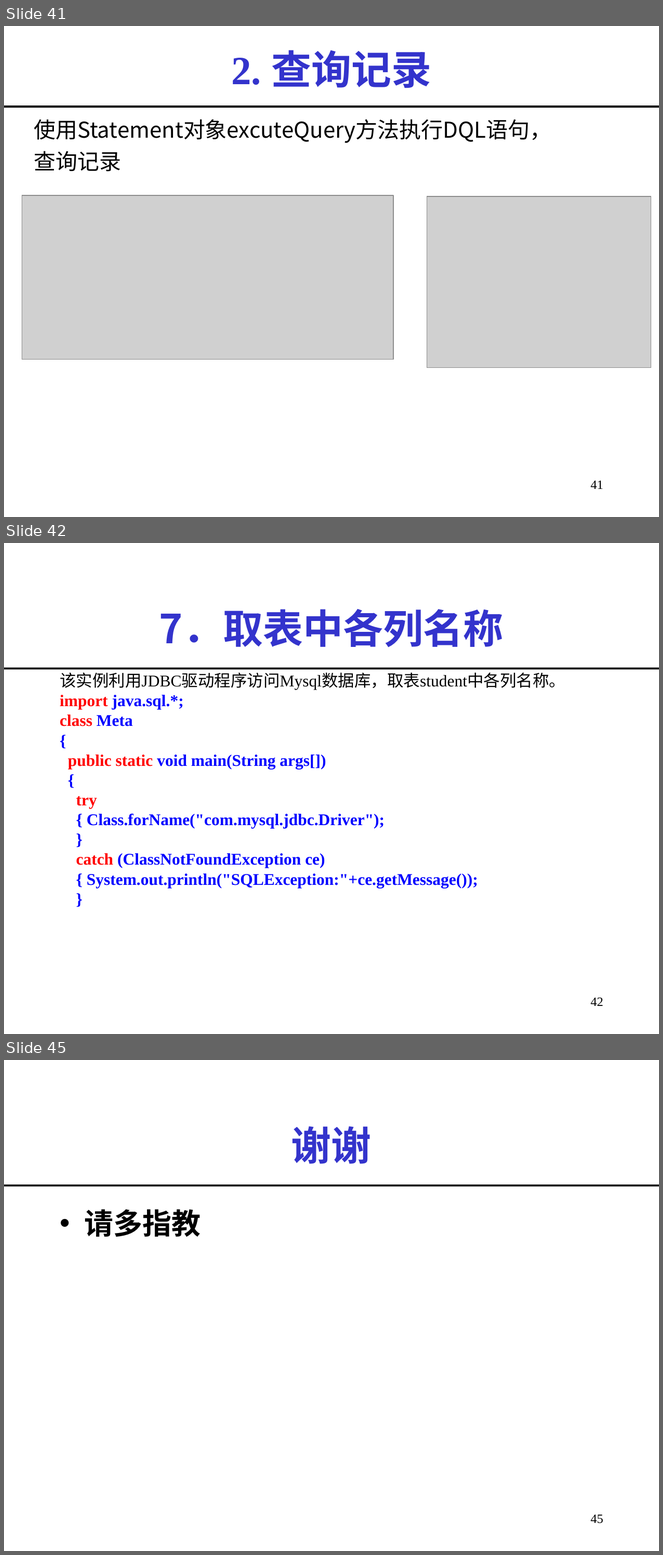
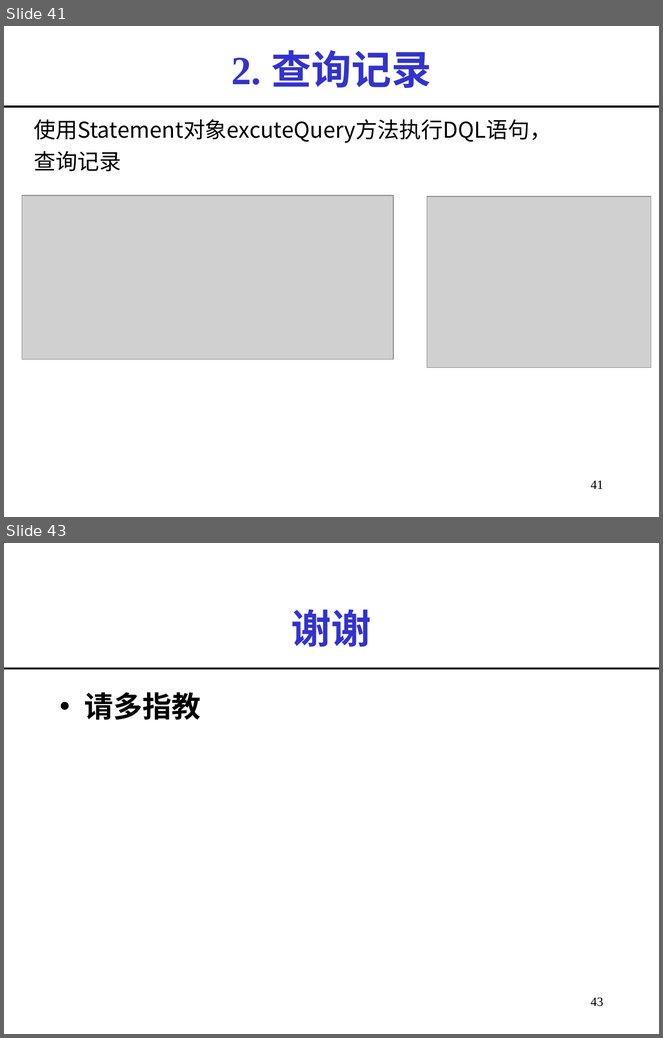
Before and after one commit to imwyw/Java, a slide deck: PPT/javaCh07_数据库连接.ppt. Shown one above the other, each under a label of ours: slides 41, 42 and 45 before the commit, slides 41 and 43 after it; the slides between them are not shown. The pictures are 663x1555 and 663x1038 pixels, drawn with LibreOffice and Linux fonts; fonts in the diff are those of the drawing; grey boxes stand for pictures. Boxes give left, top, right and bottom in pixels: in the first picture for what was removed or moved away, otherwise in the second. Text is boxed around its words. In the diff, an @@ line names an element or a change of style, - is before the commit and + after.

Commit message:
jdbc

```diff
--- a/PPT/javaCh07_数据库连接.ppt
+++ b/PPT/javaCh07_数据库连接.ppt
@@ slide 42 removed at (4,543,659,1034), background #FFFFFF @@
@@ title removed at (159,609,503,648) @@
-7．取表中各列名称
@@ line removed from (4, 669) to (659, 669) @@
@@ text removed at (60,672,566,888) @@
-该实例利用JDBC驱动程序访问Mysql数据库，取表student中各列名称。
-import java.sql.*;
-class Meta
-{
-public static void main(String args[])
-{
-try
-{ Class.forName("com.mysql.jdbc.Driver");
-}
-catch (ClassNotFoundException ce)
-{ System.out.println("SQLException:"+ce.getMessage());
-}
@@ page number removed at (591,997,604,1006) @@
-42
@@ what was slide 45 is now slide 43 @@
@@ page number at (591,997,604,1007): text changed @@
-45
+43
```
Also in this commit, not shown: 1 slide added, 2 other slides removed, 2 other files.
